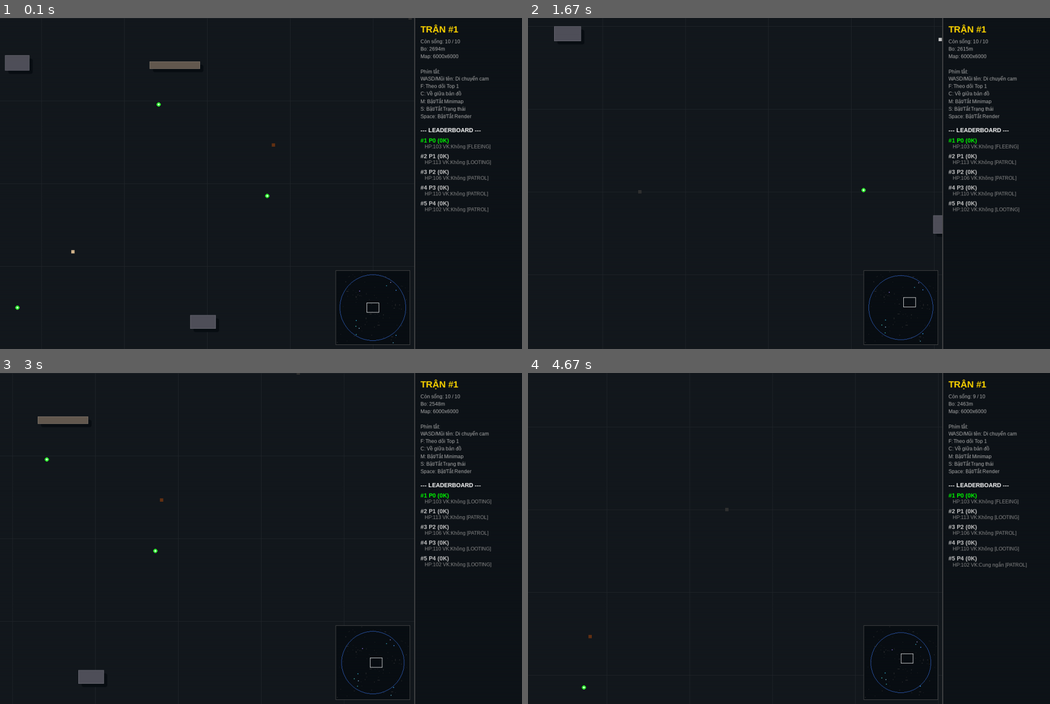
Above: before the commit, frames 1-4 (two rows, left to right).
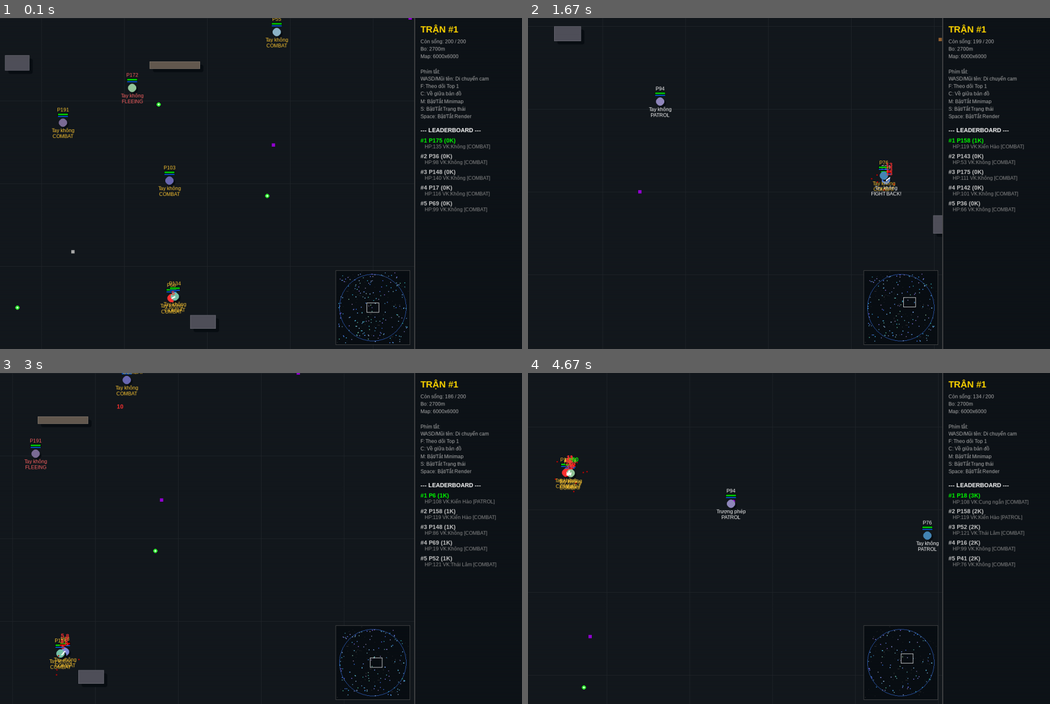
Above: after the commit, the same moments.

Repository: HaoEmcc/Simulation_Game_BattleRoyal
Game: pygame game, started from simulation_pygame.py
Same seed, same stepped clock (60 frames per second), same inputs: the game is played once before the commit and once after it.
Inputs:
- Up to frame 1 (0.1 s): no input
- Up to frame 2 (1.67 s): hold Right 0.33-0.8 s; hold Up 0.83-1.3 s; hold Right from 1.33 s (still down)
- Up to frame 3 (3 s): release Right at 1.8 s; hold Left 1.83-2.37 s; hold Down 2.4-2.87 s; hold Left from 2.9 s (still down)
- Up to frame 4 (4.67 s): release Left at 3.37 s; hold Up 3.4-3.87 s; hold Right 3.9-4.53 s; hold Down from 4.57 s (still down)

The runs differ from the first frame. In frame 1, 1.5% of the frame differs, in the area x 9-95%, y 0-99%; in frame 2, 1.3%; in frame 3, 1.3%; in frame 4, 1.5%.

Commit message:
Cập nhật he thong hien thi ten vu khi va trang thai, dash

Diff:
--- a/simulation_pygame.py
+++ b/simulation_pygame.py
@@ -14,13 +14,14 @@
         self.is_picked_up = False
 
 class Weapon(Item):
-    def __init__(self, item_id, name, x, y, bonus_attack, attack_range, cooldown, weapon_class, color):
+    def __init__(self, item_id, name, x, y, bonus_attack, attack_range, cooldown, weapon_class, color, spread=0.0):
         super().__init__(item_id, "WEAPON", name, x, y)
         self.bonus_attack = bonus_attack
         self.attack_range = attack_range
         self.cooldown = cooldown
         self.weapon_class = weapon_class
         self.color = color
+        self.spread = spread  # Độ lệch đạn (tính bằng radian)
 
 class HealthPotion(Item):
     def __init__(self, item_id, x, y, heal_amount=50.0):
@@ -31,17 +32,19 @@
     x = random.uniform(80, map_size-80)
     y = random.uniform(80, map_size-80)
     w_type = random.choice([
-        {"name": "Dao găm", "atk": 12, "rng": 22, "cd": 8, "cls": "MELEE", "col": (180, 180, 180)},
-        {"name": "Kiếm", "atk": 20, "rng": 30, "cd": 15, "cls": "MELEE", "col": (200, 200, 200)},
-        {"name": "Rìu chiến", "atk": 45, "rng": 25, "cd": 35, "cls": "MELEE", "col": (150, 100, 50)},
-        {"name": "Giáo dài", "atk": 25, "rng": 50, "cd": 22, "cls": "MELEE", "col": (210, 180, 140)},
-        {"name": "Shotgun", "atk": 40, "rng": 100, "cd": 45, "cls": "RANGED", "col": (169, 169, 169)},
-        {"name": "Cung ngắn", "atk": 15, "rng": 180, "cd": 20, "cls": "RANGED", "col": (139, 69, 19)},
-        {"name": "Nỏ", "atk": 30, "rng": 220, "cd": 40, "cls": "RANGED", "col": (100, 50, 20)},
-        {"name": "Súng tỉa", "atk": 85, "rng": 350, "cd": 80, "cls": "RANGED", "col": (50, 50, 50)},
-        {"name": "Trượng phép", "atk": 25, "rng": 150, "cd": 30, "cls": "RANGED", "col": (148, 0, 211)},
+        {"name": "Dao găm", "atk": 12, "rng": 22, "cd": 8, "cls": "MELEE", "col": (180, 180, 180), "spread": 0.0},
+        {"name": "Kiếm", "atk": 20, "rng": 30, "cd": 15, "cls": "MELEE", "col": (200, 200, 200), "spread": 0.0},
+        {"name": "Rìu chiến", "atk": 45, "rng": 25, "cd": 35, "cls": "MELEE", "col": (150, 100, 50), "spread": 0.0},
+        {"name": "Giáo dài", "atk": 25, "rng": 50, "cd": 22, "cls": "MELEE", "col": (210, 180, 140), "spread": 0.0},
+        {"name": "Shotgun", "atk": 40, "rng": 100, "cd": 45, "cls": "RANGED", "col": (169, 169, 169), "spread": 0.35}, # Xòe rộng
+        {"name": "Cung ngắn", "atk": 15, "rng": 180, "cd": 20, "cls": "RANGED", "col": (139, 69, 19), "spread": 0.12},
+        {"name": "Nỏ", "atk": 30, "rng": 220, "cd": 40, "cls": "RANGED", "col": (100, 50, 20), "spread": 0.06},
+        {"name": "Súng tỉa", "atk": 85, "rng": 350, "cd": 80, "cls": "RANGED", "col": (50, 50, 50), "spread": 0.01},  # Bắn cực chuẩn
+        {"name": "Trượng phép", "atk": 25, "rng": 150, "cd": 30, "cls": "RANGED", "col": (148, 0, 211), "spread": 0.08},
+        {"name": "Kiến Hào", "atk": 150, "rng": 15000, "cd": 120, "cls": "RANGED", "col": (255, 255, 245), "spread": 0.0},
+        {"name": "Thái Lâm", "atk": 70, "rng": 80, "cd": 70, "cls": "COW", "col": (90, 60, 90), "spread": 0.0},
     ])
-    return Weapon(item_id, w_type["name"], x, y, w_type["atk"], w_type["rng"], w_type["cd"], w_type["cls"], w_type["col"])
+    return Weapon(item_id, w_type["name"], x, y, w_type["atk"], w_type["rng"], w_type["cd"], w_type["cls"], w_type["col"], w_type["spread"])
 
 # ==================== 2. VẬT CẢN (OBSTACLES) ====================
 class Obstacle:
@@ -211,7 +214,7 @@
 
         self.max_hp = random.randint(100, 150)
         self.hp = self.max_hp
-        self.max_stamina = 100
+        self.max_stamina = 500
         self.stamina = self.max_stamina
 
         self.base_attack = random.randint(5, 15)
@@ -244,6 +247,24 @@
         self.state_commit_timer = 0
 
         self.color = (random.randint(50,150), random.randint(100,200), random.randint(150,255))
+
+        # ================= NEW: HỆ THỐNG TÍNH CÁCH (AI PERSONALITY) =================
+        # 1. Bảng ưu tiên hành động riêng biệt cho từng nhân vật
+        self.personality = {
+            "RUN ZONE": random.randint(40,100),  # Tuyệt đối phải chạy bo
+            "HEALING": random.randint(85, 95),   # Ưu tiên hồi máu
+            "FLEEING": random.randint(30, 90),   # Kẻ nhát gan sẽ có điểm cao (dễ bỏ chạy)
+            "LOOTING": random.randint(60, 85),   # Kẻ tham lam có điểm cao (thích nhặt đồ hơn đánh nhau)
+            "COMBAT": random.randint(60, 100),    # Kẻ hiếu chiến có điểm cao (thấy là đánh)
+            "RESTING": random.randint(40, 50),
+            "PATROL": random.randint(20, 30),
+            "IDLE": 0
+        }
+
+        # 2. Ngưỡng quyết định (Thresholds) cho từng nhân vật
+        self.flee_threshold = random.uniform(0.5, 1.1)   # Ngưỡng đánh giá sức mạnh để bỏ chạy (0.5 = liều lĩnh, 1.1 = cẩn thận)
+        self.heal_threshold = random.uniform(0.4, 0.7)   # % máu bắt buộc phải dùng bình máu
+        self.loot_greed_dist = random.randint(80, 180)   # Khoảng cách bỏ qua kẻ thù để ưu tiên nhặt đồ
 
     def reset(self, map_size):
         self.hp = self.max_hp
@@ -327,7 +348,7 @@
 
     def dash(self):
         if self.stamina >= 50 and self.dash_timer <= 0:
-            self.stamina -= 50
+            #self.stamina -= 50
             self.dash_timer = 10
             return True
         return False
@@ -375,11 +396,21 @@
         if self.hit_timer > 0:
             self.hit_timer -= 1
 
+        # Tính tốc độ di chuyển hiệu dụng (Cận chiến di chuyển nhanh hơn 15%)
+        effective_speed = self.base_speed
+        if self.equipped_weapon:
+            if self.equipped_weapon.weapon_class == "MELEE":
+                effective_speed *= 1.3
+            elif self.equipped_weapon.weapon_class == "RANGED":
+                effective_speed *= 0.9
+            elif self.equipped_weapon.weapon_class == "COW":
+                effective_speed *= 1.9
+
         if self.dash_timer > 0:
-            self.speed = self.base_speed * 4.0
+            self.speed = effective_speed * 4  # Tốc độ khi Dash
             self.dash_timer -= 1
         else:
-            self.speed = self.base_speed
+            self.speed = effective_speed
 
         center_x, center_y = map_size/2, map_size/2
         dist_to_center = math.hypot(self.x - center_x, self.y - center_y)
@@ -393,6 +424,16 @@
             if self.hp <= 0:
                 self.is_alive = False
                 return
+
+        # TỰ ĐỘNG DASH NÉ ĐẠN: Phát hiện đạn địch ở gần
+        for p in app.projectiles:
+            if p.shooter != self and math.hypot(self.x - p.x, self.y - p.y) < 80:
+                if self.dash():
+                    # Lách sang bên vuông góc với hướng đạn bay
+                    dodge_angle = math.atan2(p.vy, p.vx) + (math.pi / 2 if random.random() < 0.5 else -math.pi / 2)
+                    self.x += math.cos(dodge_angle) * 12
+                    self.y += math.sin(dodge_angle) * 12
+                    break
 
         # Dò tìm kẻ thù (Có hệ thống điểm ưu tiên & Khóa mục tiêu)
         if self.locked_enemy and not self.locked_enemy.is_alive:
@@ -437,33 +478,35 @@
 
         self._pickup_nearby(items)
 
-        # STATE MACHINE
+        # ================= STATE MACHINE (NÂNG CẤP) =================
         if self.state_commit_timer > 0:
             self.state_commit_timer -= 1
 
         desired_state = "PATROL"
 
+        # Đánh giá trạng thái mong muốn dựa trên các NGƯỠNG TÍNH CÁCH
         if is_outside_zone or dist_to_center > safe_zone_radius - 50:
             desired_state = "RUN ZONE"
-        elif self.hp < self.max_hp * 0.5 and self.potions_count > 0:
+        elif self.hp < self.max_hp * self.heal_threshold and self.potions_count > 0:
             desired_state = "HEALING"
-        elif closest_enemy and self.evaluate_threat(closest_enemy) < 0.8:
+        elif closest_enemy and self.evaluate_threat(closest_enemy) < self.flee_threshold:
             desired_state = "FLEEING"
-        elif closest_item and (not closest_enemy or min_dist_e > 120):
+        elif closest_item and (not closest_enemy or min_dist_e > self.loot_greed_dist):
             desired_state = "LOOTING"
         elif closest_enemy:
             desired_state = "COMBAT"
         elif self.hp < self.max_hp:
             desired_state = "RESTING"
 
-        priority = {"RUN ZONE": 7, "HEALING": 6, "FLEEING": 5, "LOOTING": 4, "COMBAT": 3, "RESTING": 2, "PATROL": 1, "IDLE": 0}
-        current_priority = priority.get(self.committed_state, 0)
-        desired_priority = priority.get(desired_state, 0)
-
+        # Đánh giá ưu tiên dựa trên BẢNG ƯU TIÊN CÁ NHÂN (Thay vì dùng chung 1 bảng cứng)
+        current_priority = self.personality.get(self.committed_state, 0)
+        desired_priority = self.personality.get(desired_state, 0)
+
+        # Nếu đã hết thời gian cam kết trạng thái cũ, hoặc trạng thái mới khẩn cấp hơn hẳn
         if self.state_commit_timer <= 0 or desired_priority > current_priority:
             if desired_state != self.committed_state:
                 self.committed_state = desired_state
-                self.state_commit_timer = 20
+                self.state_commit_timer = random.randint(15, 25) # Thêm độ trễ phản xạ ngẫu nhiên
                 self.rest_timer = 0
 
         self.state_label = self.committed_state
@@ -481,21 +524,23 @@
 
         elif self.committed_state == "FLEEING":
             if closest_enemy:
-                # Tìm vật cản gần nhất để núp
-                cover = self._find_nearest_cover(closest_enemy.x, closest_enemy.y, nearby_obstacles)
-                if cover and min_dist_e < 100:
-                    # Chạy về phía sau vật cản
-                    dx = (cover.x + cover.w/2) - closest_enemy.x
-                    dy = (cover.y + cover.h/2) - closest_enemy.y
-                    d = math.hypot(dx, dy)
-                    if d > 0:
-                        hide_x = cover.x + cover.w/2 + (dx/d) * 30
-                        hide_y = cover.y + cover.h/2 + (dy/d) * 30
-                        self.move_towards(hide_x, hide_y, nearby_obstacles)
+                # NẾU KHÔNG CHẠY ĐƯỢC: Bị áp sát quá gần (< 45px) hoặc bị dồn ép -> Quay lại COMBAT luôn!
+                if min_dist_e < 45 or (self.hp < 30 and min_dist_e < 100):
+                    self.committed_state = "COMBAT"
+                    self.state_label = "FIGHT BACK!"
+                    self.state_commit_timer = 30
                 else:
-                    if min_dist_e < 60:
-                        self.dash()
-                    self.move_away(closest_enemy.x, closest_enemy.y, nearby_obstacles)
+                    cover = self._find_nearest_cover(closest_enemy.x, closest_enemy.y, nearby_obstacles)
+                    if cover and min_dist_e < 100:
+                        dx = (cover.x + cover.w/2) - closest_enemy.x
+                        dy = (cover.y + cover.h/2) - closest_enemy.y
+                        d = math.hypot(dx, dy)
+                        if d > 0:
+                            hide_x = cover.x + cover.w/2 + (dx/d) * 30
+                            hide_y = cover.y + cover.h/2 + (dy/d) * 30
+                            self.move_towards(hide_x, hide_y, nearby_obstacles)
+                    else:
+                        self.move_away(closest_enemy.x, closest_enemy.y, nearby_obstacles)
             else:
                 self.state_commit_timer = 0
 
@@ -509,24 +554,22 @@
             if closest_enemy:
                 atk_range = self.get_attack_range()
                 is_ranged = self.equipped_weapon and self.equipped_weapon.weapon_class == "RANGED"
-
-                # 1. Kiểm tra tầm nhìn trước để quyết định cách di chuyển
                 can_hit = self._can_see(closest_enemy.x, closest_enemy.y, nearby_obstacles)
 
-                # 2. HỆ THỐNG DI CHUYỂN TRONG COMBAT (Sửa lỗi đứng im)
+                # DASH ÁP SÁT: Cận chiến dùng Dash để thu hẹp khoảng cách nhanh chóng
+                if not is_ranged and 35 < min_dist_e < 180 and self.stamina >= 50:
+                    if self.dash():
+                        self.move_towards(closest_enemy.x, closest_enemy.y, nearby_obstacles)
+
+                # Di chuyển chiến thuật
                 if is_ranged:
                     if not can_hit:
-                        # Khuất tầm nhìn -> Bắt buộc phải chạy tới tìm góc bắn
                         self.move_towards(closest_enemy.x, closest_enemy.y, nearby_obstacles)
                     elif min_dist_e < atk_range * 0.5:
-                        # Bị áp sát quá gần -> Thả diều (Lùi lại)
                         self.move_away(closest_enemy.x, closest_enemy.y, nearby_obstacles)
                     elif min_dist_e > atk_range * 0.9:
-                        # Hơi xa mục tiêu -> Tiến lên
                         self.move_towards(closest_enemy.x, closest_enemy.y, nearby_obstacles)
                     else:
-                        # Đang ở tầm lý tưởng -> Di chuyển ngang (Strafe) để lách đạn
-                        # Hướng lách phụ thuộc vào ID để mỗi nhân vật lách một kiểu
                         angle = math.atan2(closest_enemy.y - self.y, closest_enemy.x - self.x)
                         strafe_dir = math.pi / 2 if self.hero_id % 2 == 0 else -math.pi / 2
                         nx = self.x + math.cos(angle + strafe_dir) * (self.speed * 0.7)
@@ -536,17 +579,15 @@
                 else:
                     # MELEE (Vũ khí Cận chiến)
                     if not can_hit or min_dist_e > atk_range * 0.6:
-                        # Luôn lao thẳng vào kẻ thù cho tới khi cực kỳ sát
                         self.move_towards(closest_enemy.x, closest_enemy.y, nearby_obstacles)
                     elif self.attack_cooldown > 0:
-                        # Đã áp sát nhưng kỹ năng đang hồi -> Đi vòng tròn quanh kẻ thù
                         angle = math.atan2(closest_enemy.y - self.y, closest_enemy.x - self.x)
                         nx = self.x + math.cos(angle + math.pi/2) * (self.speed * 0.8)
                         ny = self.y + math.sin(angle + math.pi/2) * (self.speed * 0.8)
                         if not self._check_collision(nx, ny, nearby_obstacles):
                             self.x, self.y = nx, ny
 
-                # 3. HỆ THỐNG TẤN CÔNG (Sử dụng đạn hoặc chém)
+                # Thực hiện Tấn công
                 if min_dist_e <= atk_range and self.attack_cooldown <= 0 and can_hit:
                     damage = max(1, self.get_total_attack() - closest_enemy.defense)
                     self.attack_cooldown = self.get_cooldown()
@@ -555,10 +596,17 @@
                     w_col = self.equipped_weapon.color if self.equipped_weapon else (200,200,200)
 
                     if is_ranged:
-                        # Bắn đạn bay (Projectiles)
-                        app.projectiles.append(Projectile(self.x, self.y, closest_enemy.x, closest_enemy.y, damage, self, w_col, speed=9.0))
+                        # BAN ĐẠN BẰNG ĐỘ LỆCH (SPREAD)
+                        spread = self.equipped_weapon.spread if self.equipped_weapon else 0.05
+                        base_angle = math.atan2(closest_enemy.y - self.y, closest_enemy.x - self.x)
+                        final_angle = base_angle + random.uniform(-spread, spread) # Tính toán góc lệch ngẫu nhiên
+
+                        target_x = self.x + math.cos(final_angle) * atk_range
+                        target_y = self.y + math.sin(final_angle) * atk_range
+
+                        app.projectiles.append(Projectile(self.x, self.y, target_x, target_y, damage, self, w_col, speed=9.0))
                     else:
-                        # Cận chiến: Sát thương lập tức
+                        # Cận chiến: Chém trực tiếp
                         closest_enemy.hp -= damage
                         closest_enemy.hit_timer = 10
                         self.damage_dealt += damage
@@ -638,12 +686,19 @@
         self.projectiles = []
         self.frame_count = 0
 
-        self.safe_zone_radius = self.map_size * 0.45
+        # CẤU HÌNH VÒNG BO THEO ĐỢT
+        self.max_radius = self.map_size * 0.45
+        self.final_radius = 450.0 # Khoảng trống cuối cùng đủ lớn để giao tranh (không thu về 0)
+        self.safe_zone_radius = self.max_radius
+
+        self.total_phases = 4 # Chia làm 4 đợt thu bo
+        self.phase_duration = self.max_frames // self.total_phases
 
         self.render_enabled = True
         self.show_states = True
         self.show_minimap = True
         self.running = True
+        self.focus_camera = False
 
         self.obstacles = generate_obstacles(map_size, 80)
         self.spawn_items()
@@ -678,7 +733,7 @@
 
         self.match_count += 1
         self.frame_count = 0
-        self.safe_zone_radius = self.map_size * 0.45
+        self.safe_zone_radius = self.max_radius
         self.dmg_texts.clear()
         self.animations.clear()
         self.particles.clear()
@@ -707,10 +762,7 @@
                     self.show_minimap = not self.show_minimap
                 elif event.key == pygame.K_f:
                     # Theo dõi Top 1 Kill
-                    alive = [h for h in self.population if h.is_alive]
-                    if alive:
-                        top = max(alive, key=lambda h: (h.kills, h.damage_dealt))
-                        self.camera.following = top
+                    self.focus_camera = not self.focus_camera
                 elif event.key == pygame.K_c:
                     # Về giữa bản đồ
                     self.camera.center_on(self.map_size/2, self.map_size/2)
@@ -831,11 +883,26 @@
 
                 if self.show_states:
                     c_text = (255,255,255)
-                    if h.state_label == "FLEEING": c_text = (255, 100, 100)
-                    elif h.state_label == "COMBAT": c_text = (255, 200, 50)
-                    elif h.state_label == "RESTING": c_text = (100, 255, 100)
+                    if h.state_label == "FLEEING":
+                        c_text = (255, 100, 100)
+                    elif h.state_label == "COMBAT":
+                        c_text = (255, 200, 50)
+                    elif h.state_label == "RESTING":
+                        c_text = (255,255,255)
+
+                    # Tên quái
+                    name_text = f"P{h.hero_id}"
+                    name_surf = self.small_font.render(name_text, True, c_text)
+                    self.screen.blit(name_surf, (sx - name_surf.get_width() // 2, sy - 38))
+
+                    # Trạng thái
                     st_surf = self.small_font.render(h.state_label, True, c_text)
-                    self.screen.blit(st_surf, (sx-15, sy+12))
+                    self.screen.blit(st_surf, (sx - st_surf.get_width() // 2, sy + 26))
+
+                    # Tên vũ khí
+                    weapon_name = h.equipped_weapon.name if h.equipped_weapon else "Tay không"
+                    weapon_surf = self.small_font.render(weapon_name, True, c_text)
+                    self.screen.blit(weapon_surf, (sx - weapon_surf.get_width() // 2, sy + 12))
 
         # Particles
         for p in list(self.particles):
@@ -1010,12 +1077,37 @@
             return # Dừng update game khi hiển thị bảng thống kê
 
         alive_count = sum(1 for h in self.population if h.is_alive)
-        if alive_count <= 1 or self.frame_count >= self.max_frames:
-            self.match_over = True # Kích hoạt bảng thống kê thay vì reset ngay
+        # Bỏ giới hạn max_frames để trận đấu tiếp tục cho đến khi có người thắng
+        if alive_count <= 1:
+            self.match_over = True
             return
 
-        shrink_rate = (self.map_size * 0.45) / (self.max_frames * 0.8)
-        self.safe_zone_radius = max(0, self.safe_zone_radius - shrink_rate)
+        #Hệ thống theo dỗi camera
+        if(self.focus_camera):
+            alive = [h for h in self.population if h.is_alive]
+            if alive:
+                top = max(alive, key=lambda h: (h.kills, h.damage_dealt))
+                self.camera.following = top
+
+        # ==================== HỆ THỐNG BO THU THEO ĐỢT ====================
+        # Xác định đợt hiện tại (Phase)
+        current_phase = min(self.frame_count // self.phase_duration, self.total_phases - 1)
+        time_in_phase = self.frame_count % self.phase_duration
+
+        # 60% thời gian đầu của mỗi đợt là CHỜ, 40% thời gian sau là THU BO
+        wait_time = self.phase_duration * 0.6
+
+        # Tính toán mức bán kính bắt đầu và kết thúc của đợt này
+        drop_per_phase = (self.max_radius - self.final_radius) / self.total_phases
+        start_r = self.max_radius - (drop_per_phase * current_phase)
+        end_r = self.max_radius - (drop_per_phase * (current_phase + 1))
+
+        if time_in_phase > wait_time:
+            # Bắt đầu từ từ thu bo về mức end_r
+            shrink_time_left = self.phase_duration - wait_time
+            shrink_rate = (start_r - end_r) / shrink_time_left
+            self.safe_zone_radius = max(end_r, self.safe_zone_radius - shrink_rate)
+        # ==================================================================
 
         for h in self.population:
             h.update(self.map_size, self.items, self.population, self, self.safe_zone_radius, self.obstacles)
@@ -1074,5 +1166,5 @@
         sys.exit()
 
 if __name__ == "__main__":
-    app = ArenaApp(map_size=6000, pop_size=10, max_frames=4000)
+    app = ArenaApp(map_size=6000, pop_size=200, max_frames=5000)
     app.run()
